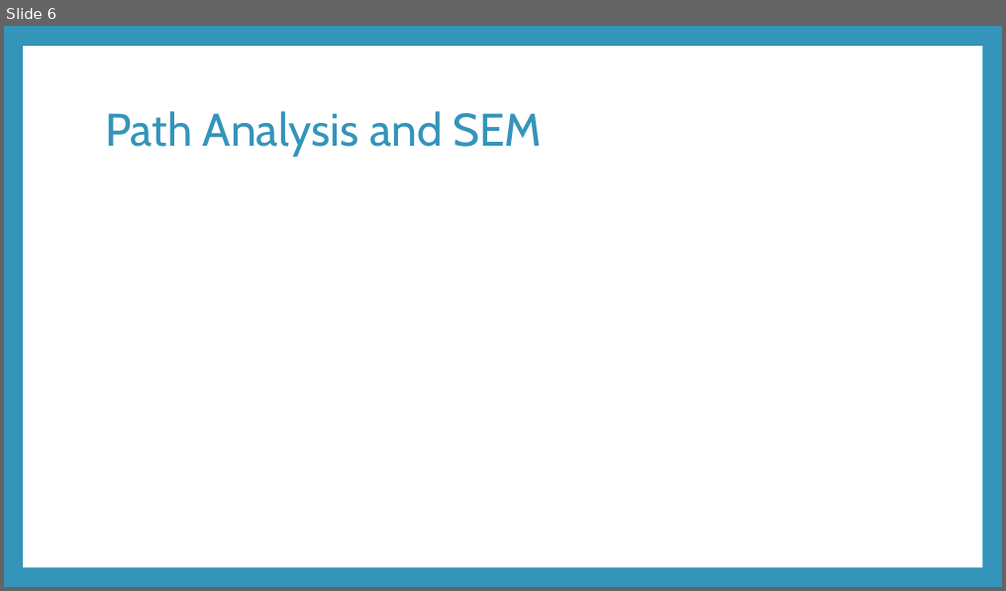
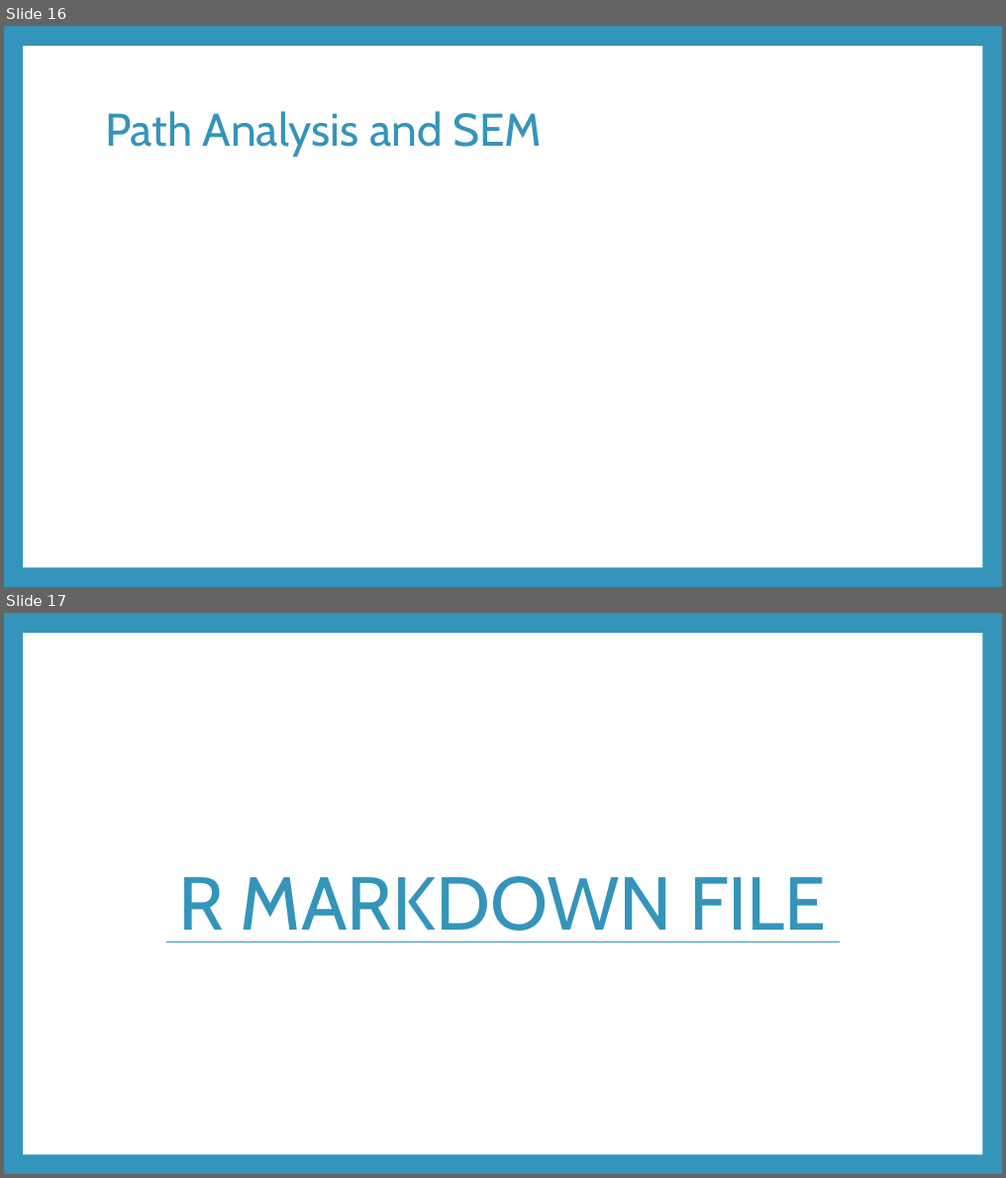
Before and after one commit to RandiLGarcia/smith-r-workshop, a slide deck: docs/Day 2 Slides.pptx. Shown one above the other, each under a label of ours: slide 6 before the commit, slides 16 and 17 after it. The pictures are 1006x591 and 1006x1178 pixels, drawn with LibreOffice and Linux fonts; fonts in the diff are those of the drawing. Boxes give left, top, right and bottom in pixels: in the first picture for what was removed or moved away, otherwise in the second. Text is boxed around its words. In the diff, an @@ line names an element or a change of style, - is before the commit and + after.

```diff
--- a/docs/Day 2 Slides.pptx
+++ b/docs/Day 2 Slides.pptx
@@ slide 17 added at [4, 613, 1002, 1174], background #3494BA; not listed: 1 template element that a slide beside it also shows @@
@@ title added at [178, 876, 827, 943], 72 pt, text #3494BA @@
+R MARKDOWN FILE
@@ line added from (166, 943) to (841, 943), #3494BA 0.79 pt @@
@@ what was slide 6 is now slide 16 @@
```
Also in this commit, not shown: 3 slides changed, 10 other slides added, 9 other files.
